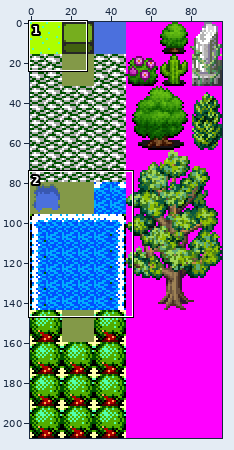
File history of a sprite sheet, generator/generatorpgzvs2010/gfx/lake-tset.png. The picture above shows the old version from afar; the outline marks the close-up.
Close-up. Before:
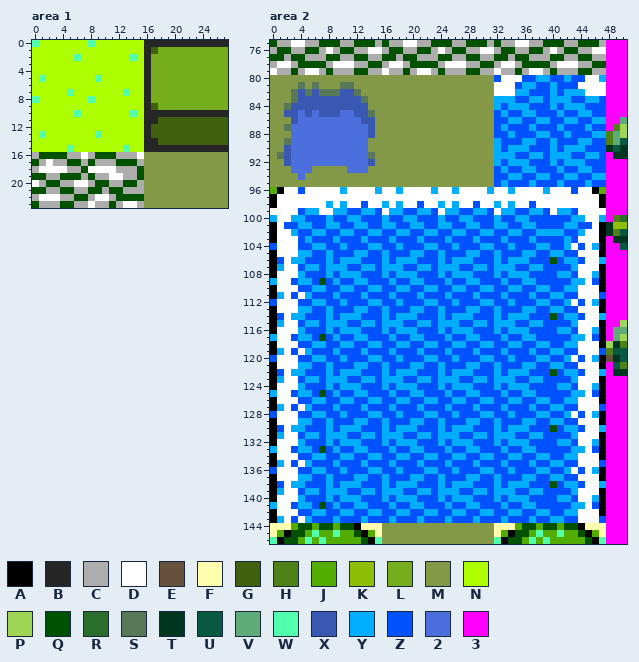
The file is 96x208 pixels. Colours within 5 levels of each other are drawn and written as one. Shown: area 1: x 0..27, y 0..23; area 2: x 0..50, y 75..146.
Palette (. is transparent): A #000000  B #262626  C #adadad  D #ffffff  E #67513d  F #ffffad  G #416010  H #4e8218  J #52ad00  K #8fbf04  L #76ae1e  M #839948  N #adff00  P #9fd555  Q #005200  R #2b6e2c  S #587858  T #003520  U #085941  V #5eab77  W #52ffad  X #3958b1  Y #00adff  Z #0052ff  2 #4b70dd  3 #ff00ff
The same view after the edit:
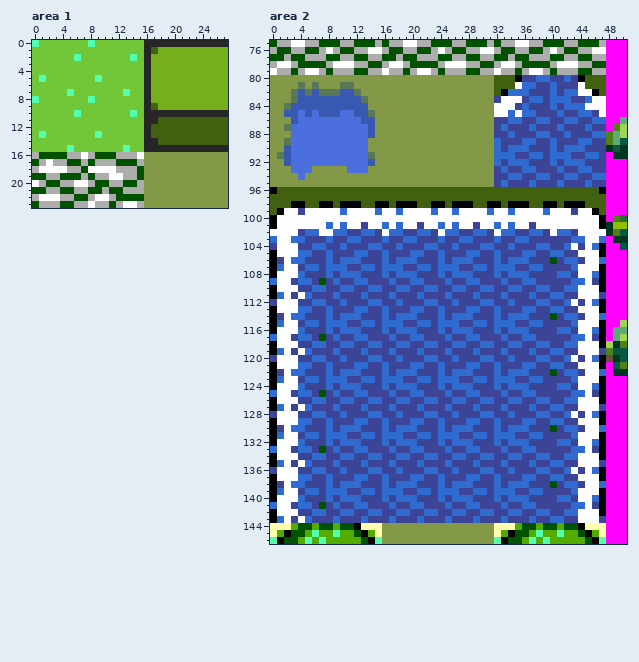
The edit:
@@ palette @@
-N #adff00
+N #71c738
-Y #00adff
+Y #306bcf
-Z #0052ff
+Z #3b4497
--- area 2
@@ x 30..49 @@
  79 CCDCCQCDDCQCCCQQCC33
- 80 MMZDDDZZYYZZYZZDDY33
- 81 MMDDDZYYZZYZZZDDDD33
- 82 MMDDDYYZZZYZYYYDDD33
- 83 MMYYYZZYYZYYYZZYYZ33
- 84 MMYZYYYZZZYZYYYZZZ33
- 85 MMZYZZYYZZZYZZYYZZ33
+ 80 MMGGGAZZYYZZYZAGGG33
+ 81 MMGGGDYYZZYZZZDGGG33
+ 82 MMGAYYYZZZYZYYDDAG33
+ 83 MMZDDDZYYZYYYZZYDD33
+ 84 MMDDDZYZZZYZYYYDDD33
+ 85 MMDDYDYYZZZYZZYYZD33
  86 MMZZYYZZYYZZYYZZYY33
@@ x 0..50 @@
  95 MMMMMMMMMMMMMMMMMMMMMMMMMMMMMMMMZYZZZYZZZYZZZYZZ333
- 96 JADDZDDDDDYDDDDYDDYDDDDYDDYDDDDYDDYDDDDYDDDZDDAJ333
- 97 ADDDDDDDDDDDDDDDDDDDDDDDDDDDDDDDDDDDDDDDDDDDDDDA333
- 98 ADDDDDDDYDYDDZDDYDYDDZDDYDYDDZDDYDYDDZDDDDDDDDDA333
- 99 DDDDZYYDDYYZZYYZDYYZZYYZDYYZZYYZDYYZZYYZDYYZDDDD333
-100 YDDYYZZZYZZYYZZZYZZYYZZZYZZYYZZZYZZYYZZZZZZYYDDY3HR
-101 ADZZYYZZYYZZYYZZYYZZYYZZYYZZYYZZYYZZYYZZZZYYZZDATKK
-102 ADDYZZYYZZYYZZYYZZYYZZYYZZYYZZYYZZYYZZYYYYZZYDDATHU
-103 ADDDZYZZZYZZZYZZZYZZZYZZZYZZZYZZZYZZZYZZZZYZDDDA3TT
+ 96 AGGGGGGGGGGGGGGGGGGGGGGGGGGGGGGGGGGGGGGGGGGGGGGA333
+ 97 GGGGGGGGGGGGGGGGGGGGGGGGGGGGGGGGGGGGGGGGGGGGGGGG333
+ 98 GGGAAGGAAGAAAGGAAGAAAGGAAGAAAGGAAGAAAGGAAGAAAGGG333
+ 99 GADDZDDDDDYDDDDYDDYDDDDYDDYDDDDYDDYDDDDYDDDZDDAG333
+100 ADDDDDDDDDDDDDDDDDDDDDDDDDDDDDDDDDDDDDDDDDDDDDDA3HR
+101 ADDDDDDDYDYDDZDDYDYDDZDDYDYDDZDDYDYDDZDDDDDDDDDATKK
+102 DDDDZYYDDYYZZYYZDYYZZYYZDYYZZYYZDYYZZYYZDYYZDDDDTHU
+103 YDDYYZZZYZZYYZZZYZZYYZZZYZZYYZZZYZZYYZZZZZZYYDDY3TT
 104 ZDDDZZYYZZYZZZYYZZYZZZYYZZYZZZYYZZYZZZYYZZYDZDYA33U
Changed places in both close-ups, as pixel boxes (x1, y1, x2, y2):
changed: (32, 40, 144, 152)
changed: (270, 75, 606, 523)
